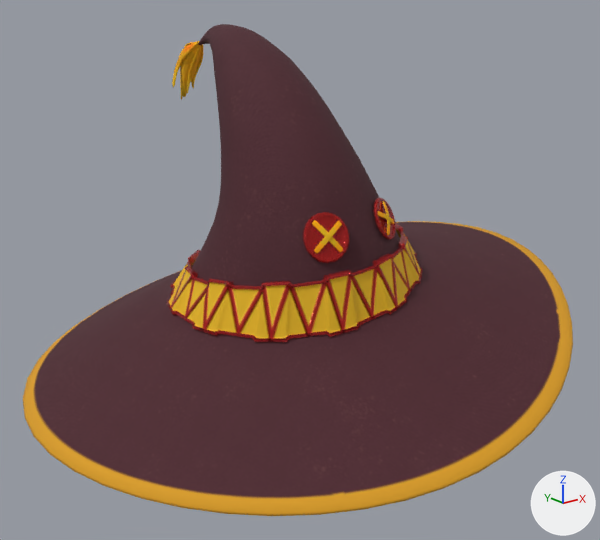
The glTF model scenes/megumins_hat/scene.gltf as it was, and as the next commit left it.
Camera for both pictures: a 50 mm camera at (-1.85, -2.26, 0.7) aimed at (-0.06, -0.03, -0.19). Every picture has the same lights, and +X, +Y and +Z are marked at lower right. The picture after the commit comes second. Where no turn or scale is listed for an object, it has been applied to the vertices.

Objects in the first picture: 'defaultMaterial'.
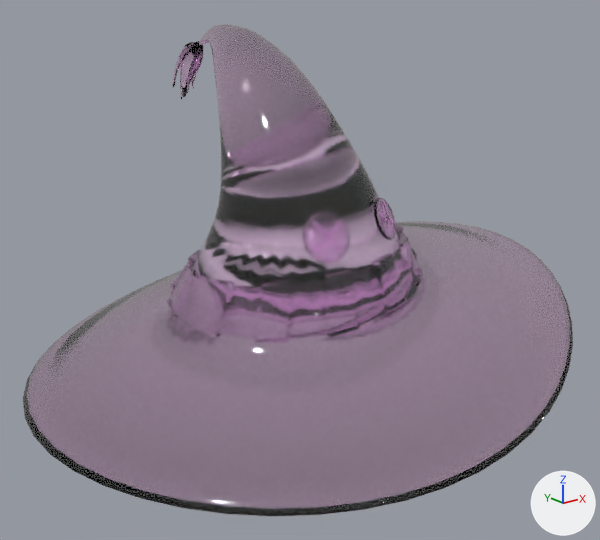
The change, as a diff of the scene's bpy script:
```diff
--- a/scenes/megumins_hat/scene.gltf.py
+++ b/scenes/megumins_hat/scene.gltf.py
@@ mat_01___default @@
 mat_01___default = bpy.data.materials.new('01___Default')
-# nodes: BsdfPrincipled, NormalMap, OutputMaterial, SeparateColor, TexImage x3
-# uses the picture img_01___default_basecolor_png
-# uses the picture img_01___default_metallicroughness_png
-# uses the picture img_01___default_normal_jpeg
+# nodes: BsdfPrincipled, OutputMaterial
+# colours: pale pink #ffdaff
```

What differs and where, as boxes [x1, y1, x2, y2] in the pictures (600 x 540 px):
'defaultMaterial', surface changed (brown to pale pink)
    both: [23, 24, 573, 516]
